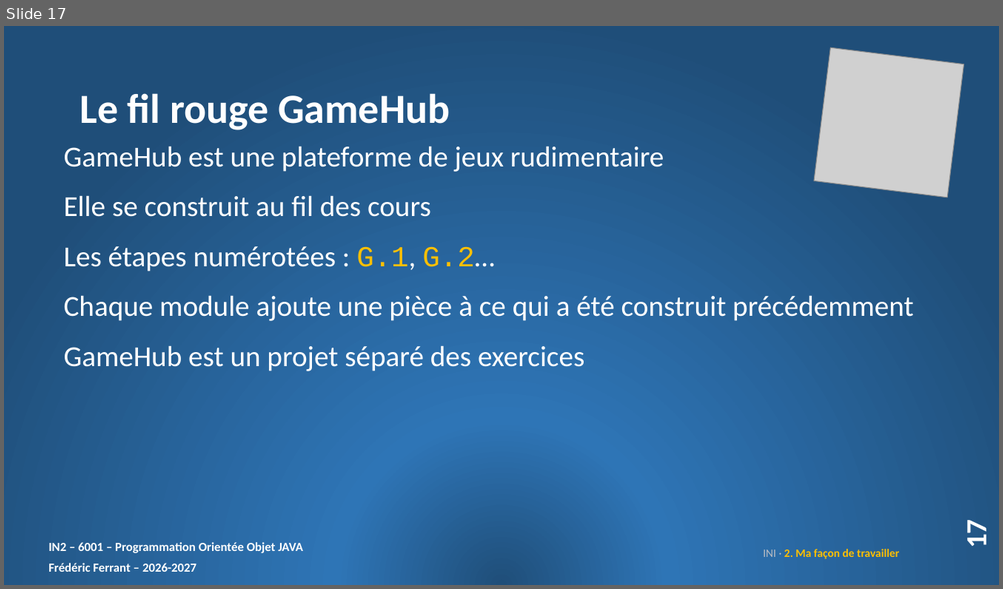
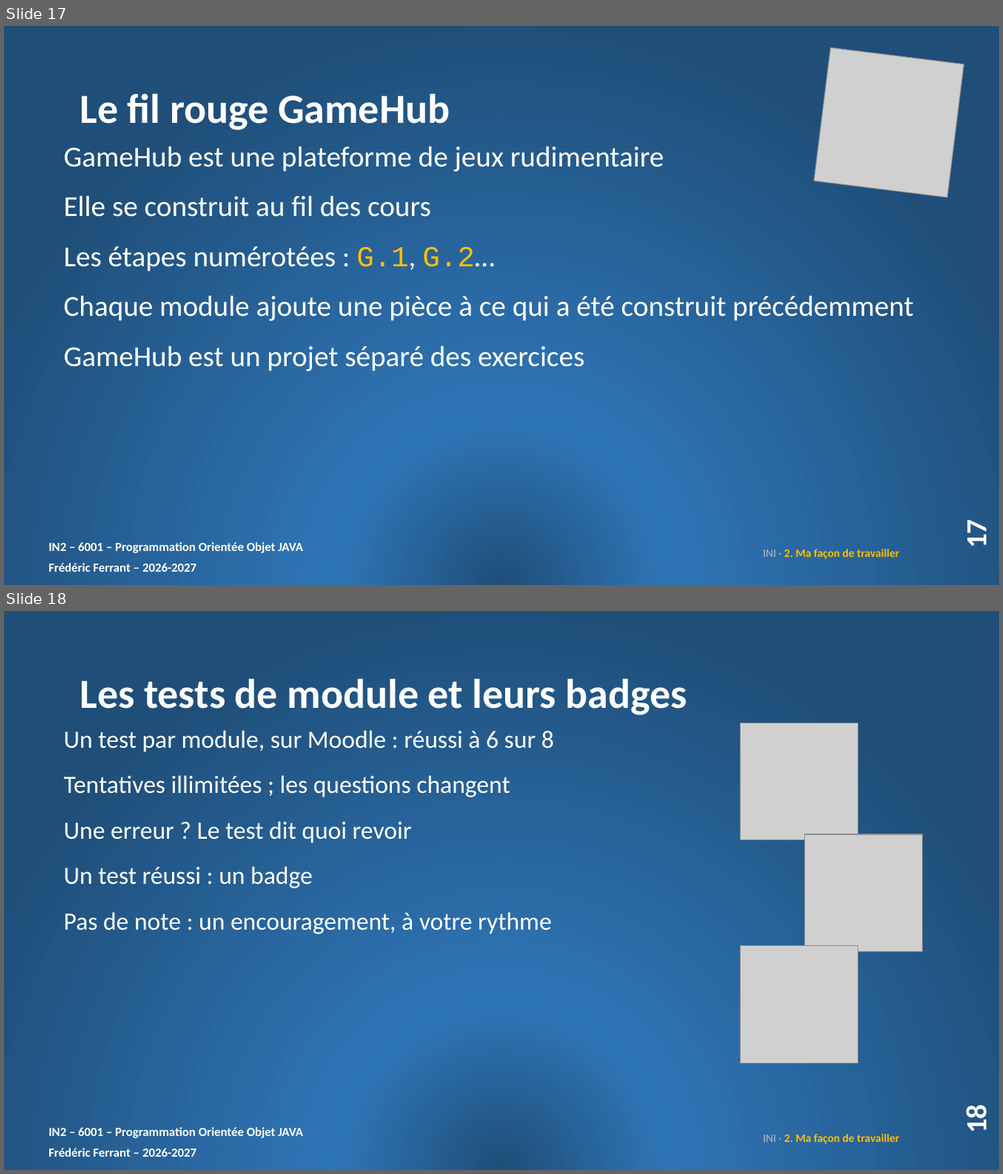
Before and after one commit to ferrantbe/ExercicesJavaClaude, a slide deck: _slides/slides_de_cours/01. INI_slides.pptx. Shown one above the other, each under a label of ours: slide 17 before the commit, slides 17 and 18 after it. The pictures are 1003x589 and 1003x1174 pixels, drawn with LibreOffice and Linux fonts; fonts in the diff are those of the drawing; grey boxes stand for pictures. Boxes give left, top, right and bottom in pixels: in the first picture for what was removed or moved away, otherwise in the second. Text is boxed around its words. In the diff, an @@ line names an element or a change of style, - is before the commit and + after.

Commit message:
Ajout explications badges dans INI_slides et Support, et nouveau Badge 'Pied à l'étrier'

```diff
--- a/_slides/slides_de_cours/01. INI_slides.pptx
+++ b/_slides/slides_de_cours/01. INI_slides.pptx
@@ slide 18 added at bbox=[4, 611, 999, 1170], background gradient #1F4E79 to #2E75B6; not listed: 2 template elements that a slide beside it also shows @@
@@ title added at bbox=[79, 678, 687, 715], 40 pt, text #FFFFFF, bold @@
+Les tests de module et leurs badges
@@ text added at bbox=[64, 730, 554, 934], 24 pt, text #FFFFFF @@
+Un test par module, sur Moodle : réussi à 6 sur 8
+Tentatives illimitées ; les questions changent
+Une erreur ? Le test dit quoi revoir
+Un test réussi : un badge
+Pas de note : un encouragement, à votre rythme
@@ picture added at bbox=[740, 723, 857, 840] @@
@@ picture added at bbox=[805, 834, 922, 952] @@
@@ picture added at bbox=[740, 946, 857, 1063] @@
@@ page number added at bbox=[959, 1108, 994, 1131], 28 pt, text #FFFFFF, bold @@
+18
@@ text added at bbox=[762, 1134, 899, 1145], 11 pt, text #FFC000, bold @@
+INI · 2. Ma façon de travailler
```
Also in this commit, not shown: 15 other files.
